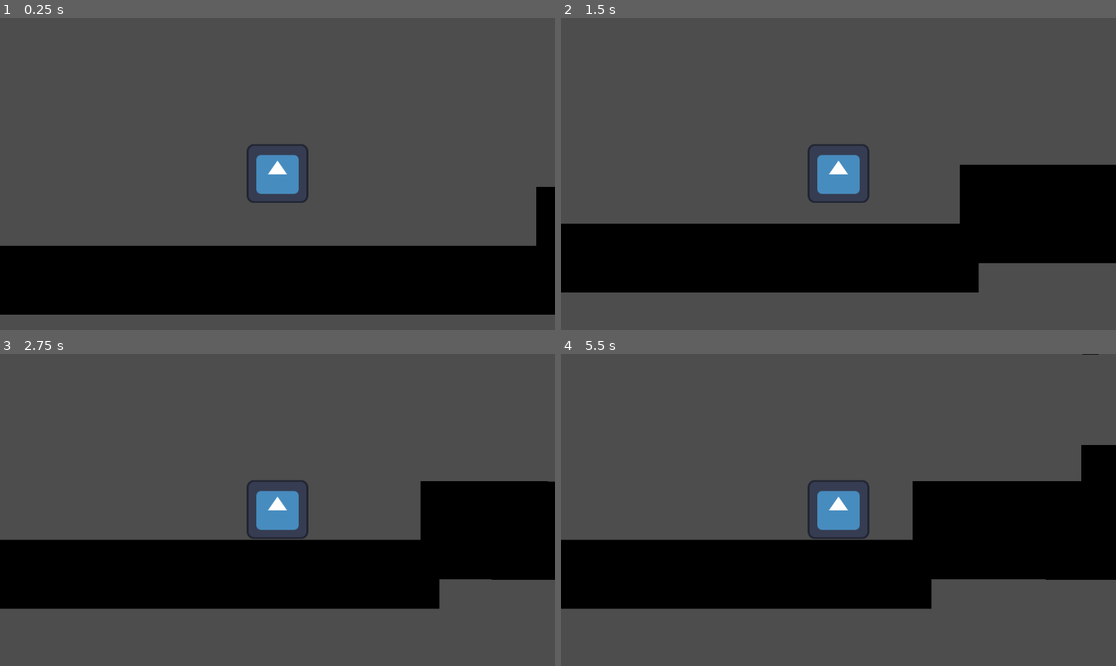
Above: before the commit, frames 1-4 (two rows, left to right).
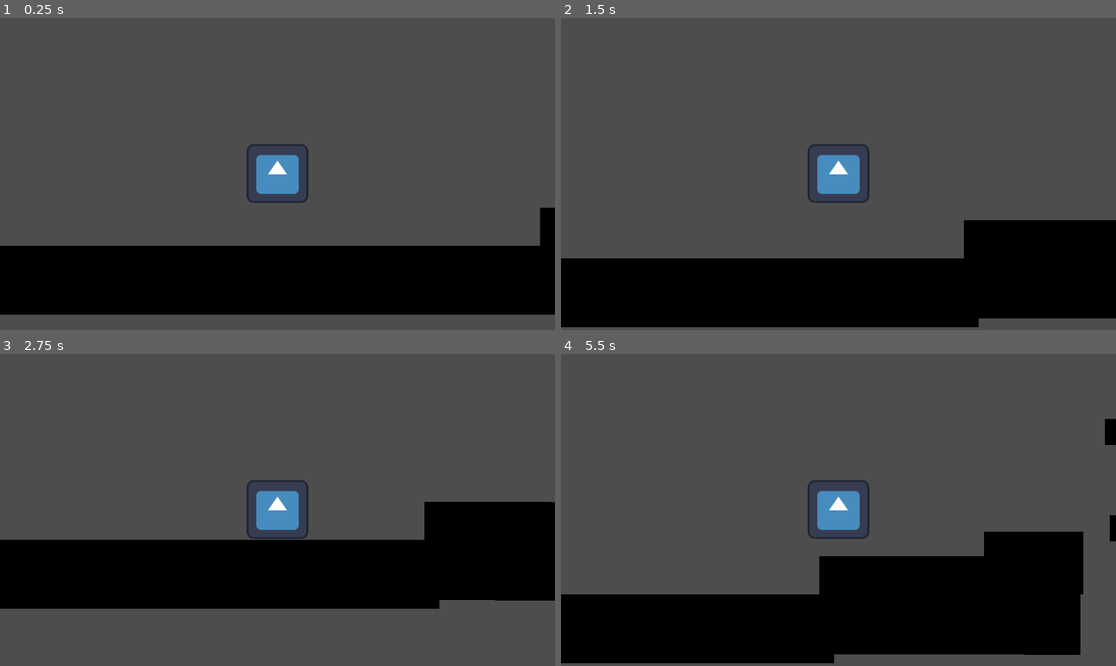
Above: after the commit, the same moments.

Repository: facundooli/plataformero
Game: Godot game, scene res://nivel.tscn
The game is run twice, just before and just after one commit, with the same random seed, the same clock (stepped at 60 frames per second) and the same inputs. The engine's default icon, where the game draws it, is replaced by a stand-in: a white triangle on a blue panel in a dark square.
Inputs:
- Up to frame 1 (0.25 s): no input
- Up to frame 2 (1.5 s): hold D (derecha) from 0.53 s (still down); tap W (salto) at 0.77 s
- Up to frame 3 (2.75 s): tap W (salto) at 1.52 s; release D (derecha) at 2.03 s; hold A (izquierda) from 2.03 s (still down)
- Up to frame 4 (5.5 s): release A (izquierda) at 2.78 s; hold D (derecha) 2.78-4.28 s; tap W (salto) at 3.02, 3.77, 4.52 s; hold A (izquierda) 4.28-5.03 s; hold D (derecha) from 5.03 s (still down)

The runs differ from the first frame. In frame 1, 0.3% of the frame differs, in the area x 96-100%, y 54-74%; in frame 2, 26%; in frame 3, 3.1%; in frame 4, 36%, in the area x 0-100%, y 0-100%.

Commit message:
agregar monedas y sumar puntaje

Diff:
--- a/plataformero/Jugador/jugador.gd
+++ b/plataformero/Jugador/jugador.gd
@@ -2,7 +2,7 @@
 
 
 const SPEED = 300.0
-const JUMP_VELOCITY = -400.0
+const JUMP_VELOCITY = -500.0
 
 
 func _physics_process(delta: float) -> void:
--- /dev/null
+++ b/plataformero/nivel.gd
@@ -0,0 +1,17 @@
+extends Node2D
+
+var puntaje = 0
+
+# Called when the node enters the scene tree for the first time.
+func _ready() -> void:
+	pass # Replace with function body.
+
+
+# Called every frame. 'delta' is the elapsed time since the previous frame.
+func _process(delta: float) -> void:
+	pass
+
+
+func _on_moneda_body_entered(body: Node2D) -> void:
+	puntaje = puntaje + 1
+	print(puntaje)
--- a/plataformero/nivel.tscn
+++ b/plataformero/nivel.tscn
@@ -1,9 +1,12 @@
-[gd_scene load_steps=3 format=3 uid="uid://cv7r8gunl7fpq"]
+[gd_scene load_steps=5 format=3 uid="uid://cv7r8gunl7fpq"]
 
 [ext_resource type="PackedScene" uid="uid://bborcpy6sny84" path="res://Jugador/jugador.tscn" id="1_h06de"]
+[ext_resource type="Script" uid="uid://ke1t533heoor" path="res://nivel.gd" id="1_j87l1"]
 [ext_resource type="PackedScene" uid="uid://ghk2i0qqi5ob" path="res://utileria/piso.tscn" id="2_7gdj4"]
+[ext_resource type="PackedScene" uid="uid://dy3wtkt1rn618" path="res://utileria/moneda.tscn" id="4_ymy7k"]
 
 [node name="nivel" type="Node2D"]
+script = ExtResource("1_j87l1")
 
 [node name="Jugador" parent="." instance=ExtResource("1_h06de")]
 position = Vector2(4, 13)
@@ -19,21 +22,30 @@
 scale = Vector2(4.5355825, 3.293105)
 
 [node name="piso2" parent="." instance=ExtResource("2_7gdj4")]
-position = Vector2(812.00006, 71)
+position = Vector2(820, 114)
 rotation = 0.00050127506
 scale = Vector2(-2.11654, 4.6910305)
 
 [node name="piso3" parent="." instance=ExtResource("2_7gdj4")]
-position = Vector2(994, -5.0000076)
+position = Vector2(994, 61.999992)
 rotation = -0.0015311837
 scale = Vector2(-0.806384, 2.9804997)
 
 [node name="piso5" parent="." instance=ExtResource("2_7gdj4")]
-position = Vector2(1245.0001, -70)
+position = Vector2(1255, 27)
 rotation = -0.0015311837
 scale = Vector2(-0.80421096, 1.2468013)
 
 [node name="piso6" parent="." instance=ExtResource("2_7gdj4")]
-position = Vector2(996, -248.99998)
+position = Vector2(1245, -172.99998)
 rotation = -0.0015311837
 scale = Vector2(-0.80421096, 1.2468013)
+
+[node name="Moneda" parent="." instance=ExtResource("4_ymy7k")]
+position = Vector2(646, 29)
+
+[node name="Moneda2" parent="." instance=ExtResource("4_ymy7k")]
+position = Vector2(1242, -47)
+
+[connection signal="body_entered" from="Moneda" to="." method="_on_moneda_body_entered"]
+[connection signal="body_entered" from="Moneda2" to="." method="_on_moneda_body_entered"]
Not shown, added: plataformero/nivel.gd.uid
